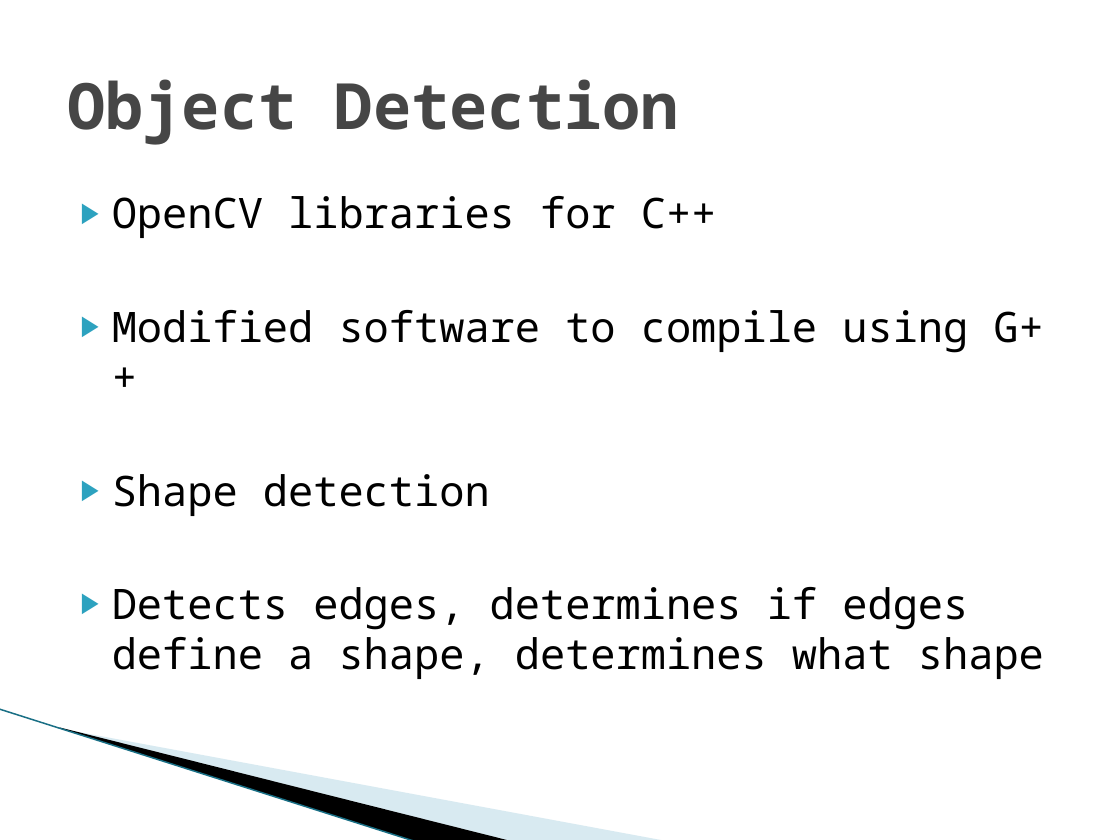
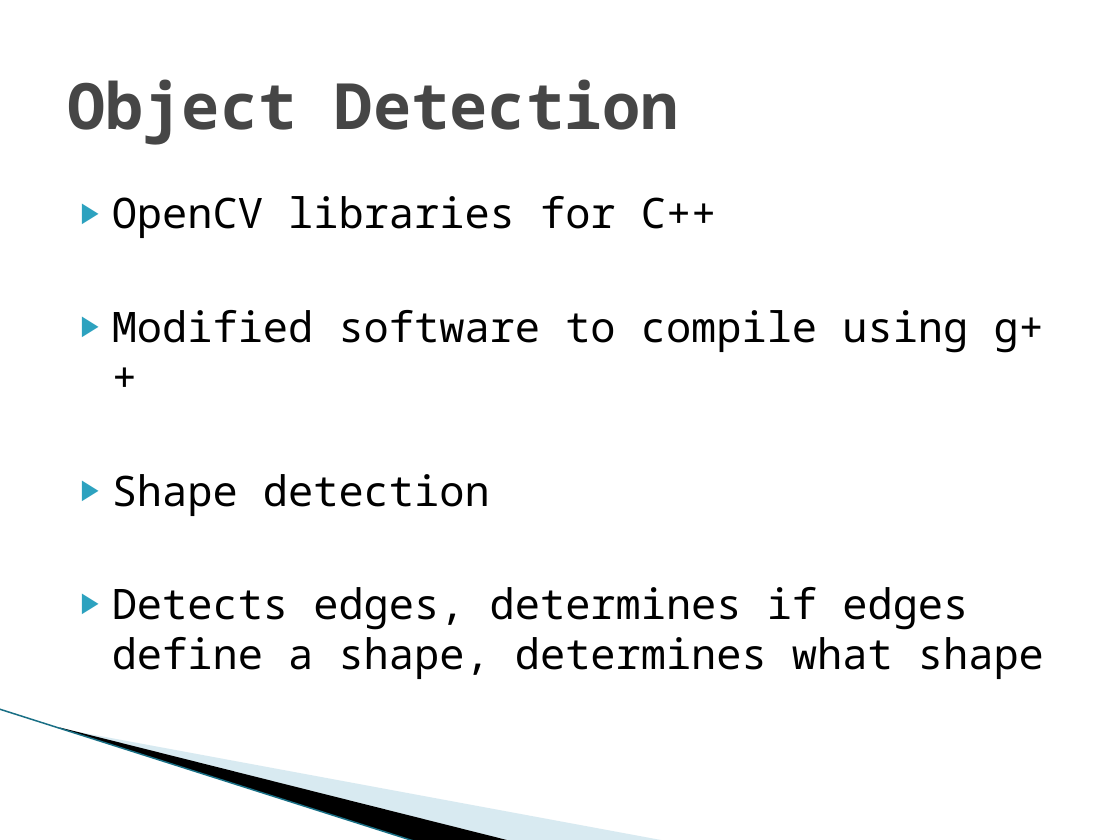
Before and after one commit to nz-Mark-Y/Object-Detection-SoC, a slide deck: slide 6 of documentation/Phase 3.pptx. Drawn at 1120x840 pixels with LibreOffice and Linux fonts; fonts in the diff are those of the drawing; background and template pictures are left out. Boxes give left, top, right and bottom in pixels: in the first picture for what was removed or moved away, otherwise in the second. Text is boxed around its words. In the diff, an @@ line names an element or a change of style, - is before the commit and + after.

```diff
--- a/documentation/Phase 3.pptx
+++ b/documentation/Phase 3.pptx
@@ text at (112,310,1044,353): text changed @@
-▶ Modified software to compile using G++
+▶ Modified software to compile using g++
```
Also in this commit, not shown: 4 other slides changed, 1 slide removed.
